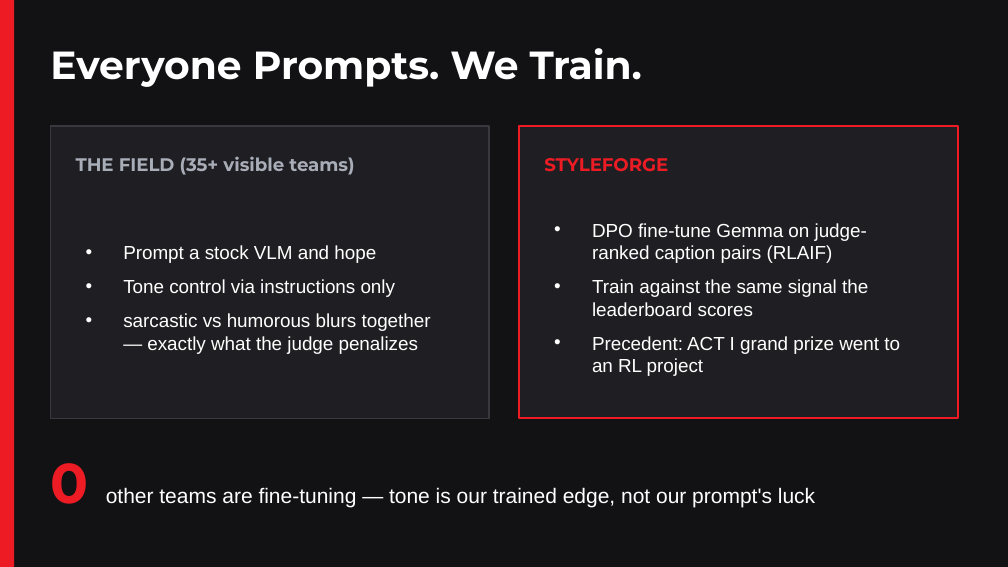
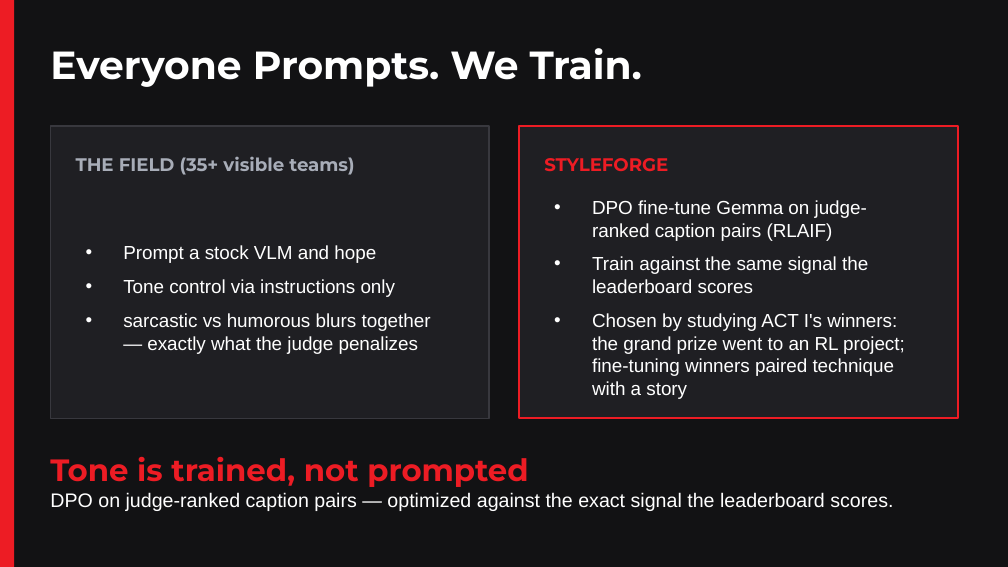
Before and after one commit to SankarSubbayya/styleforge, a slide deck: slide 3 of presentation/StyleForge.pptx. Drawn at 1008x567 pixels with LibreOffice and Linux fonts; fonts in the diff are those of the drawing. Boxes give left, top, right and bottom in pixels: in the first picture for what was removed or moved away, otherwise in the second. Text is boxed around its words. In the diff, an @@ line names an element or a change of style, - is before the commit and + after.

```diff
--- a/presentation/StyleForge.pptx
+++ b/presentation/StyleForge.pptx
@@ text at [592,313,905,399]: text changed @@
-• Precedent: ACT I grand prize went to an RL project
+• Chosen by studying ACT I's winners: the grand prize went to an RL project; fine-tuning winners paired technique with a story
@@ text at [50,456,893,511]: text changed; size 15 to 14 pt @@
-0 other teams are fine-tuning — tone is our trained edge, not our prompt's luck
+Tone is trained, not prompted
+DPO on judge-ranked caption pairs — optimized against the exact signal the leaderboard scores.
```
Also in this commit, not shown: 1 slide added, 1 slide removed, 17 other files.
